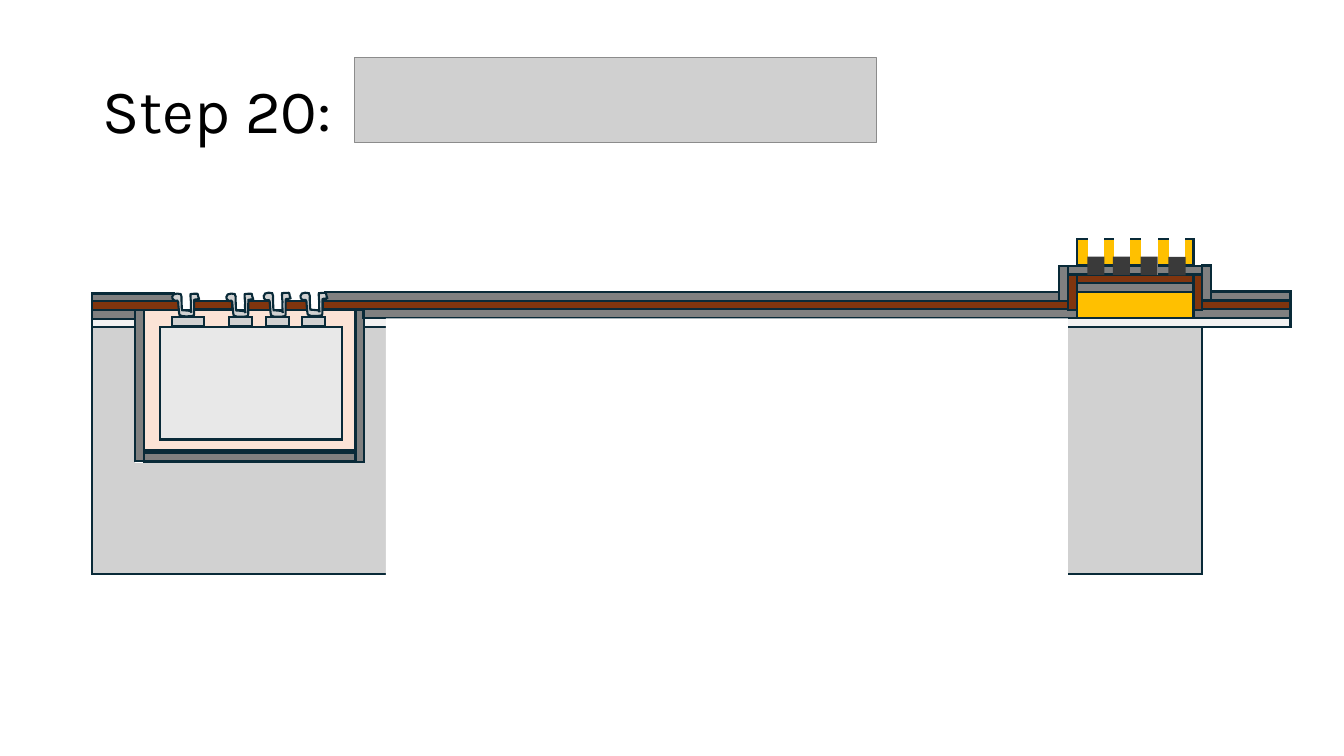
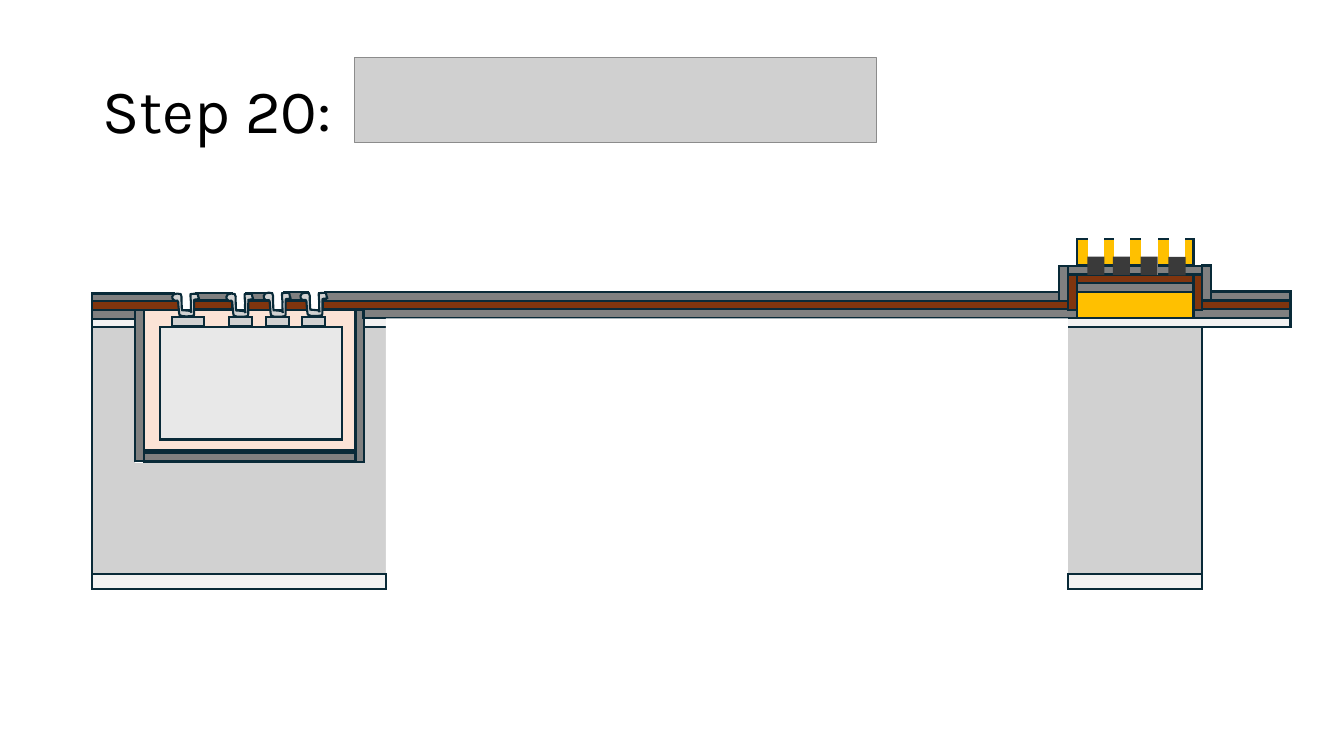
Before and after one commit to michaela10c/neuralink-patents, a slide deck: slide 50 of Die Reconstruction and High-Density Interconnects for Embedded Chips/Die Reconstruction and High-Density Interconnects for Embedded Chips.pptx. Drawn at 1344x756 pixels with LibreOffice and Linux fonts; fonts in the diff are those of the drawing; grey boxes stand for pictures. Boxes give left, top, right and bottom in pixels: in the first picture for what was removed or moved away, otherwise in the second. Text is boxed around its words. In the diff, an @@ line names an element or a change of style, - is before the commit and + after.

```diff
--- a/Die Reconstruction and High-Density Interconnects for Embedded Chips/Die Reconstruction and High-Density Interconnects for Embedded Chips.pptx
+++ b/Die Reconstruction and High-Density Interconnects for Embedded Chips/Die Reconstruction and High-Density Interconnects for Embedded Chips.pptx
@@ rectangle added at [196, 293, 232, 300], fill #808080, outline #092A39 1.5 pt @@
@@ rectangle added at [246, 293, 270, 299], fill #808080, outline #092A39 1.5 pt @@
@@ rectangle added at [284, 292, 309, 300], fill #808080, outline #092A39 1.5 pt @@
@@ rectangle added at [93, 574, 386, 589], fill #F2F2F2, outline #092A39 1.5 pt @@
@@ rectangle added at [1069, 574, 1203, 589], fill #F2F2F2, outline #092A39 1.5 pt @@
```
Also in this commit, not shown: 3 other slides changed.
